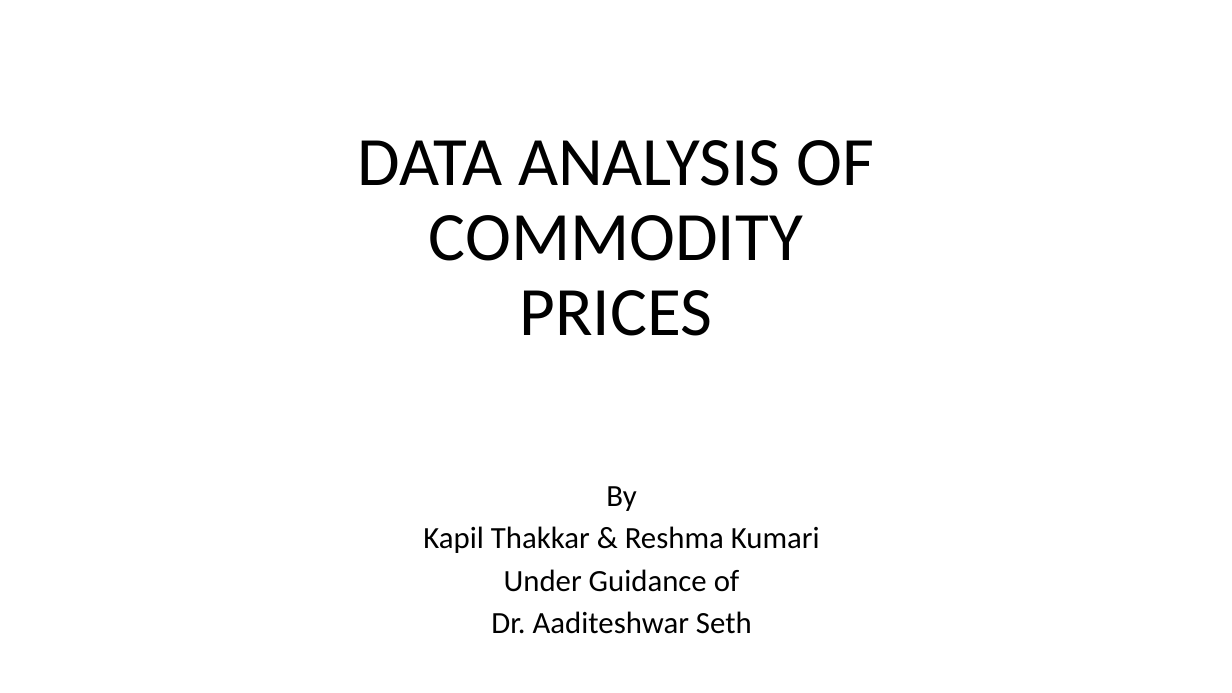
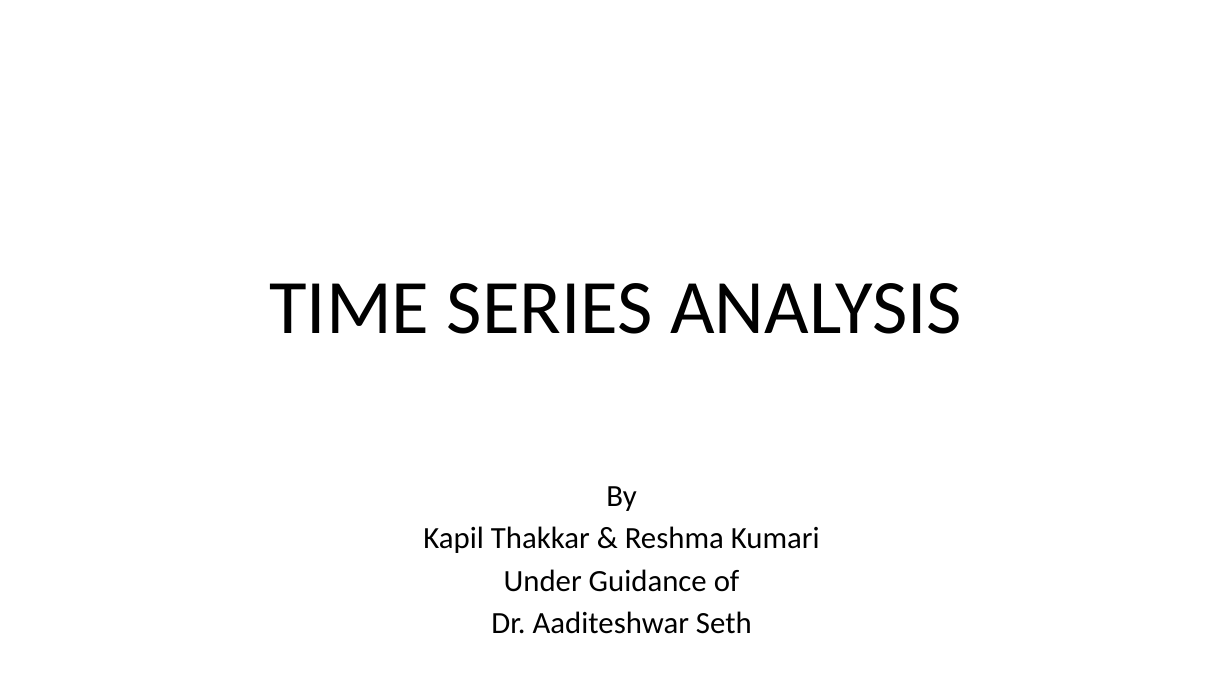
Before and after one commit to baldvaritesh/mtp, a slide deck: slide 1 of thesisPresentation/Thesis.pptx. Drawn at 1232x693 pixels with LibreOffice and Linux fonts; fonts in the diff are those of the drawing. Boxes give left, top, right and bottom in pixels: in the first picture for what was removed or moved away, otherwise in the second. Text is boxed around its words. In the diff, an @@ line names an element or a change of style, - is before the commit and + after.

```diff
--- a/thesisPresentation/Thesis.pptx
+++ b/thesisPresentation/Thesis.pptx
@@ title at (269,283,962,334): text changed; size 54 to 60 pt @@
-DATA ANALYSIS OF COMMODITY
-PRICES
+TIME SERIES ANALYSIS
```
Also in this commit, not shown: 8 other slides changed, 6 slides added, 1 slide removed, 14 other files.
